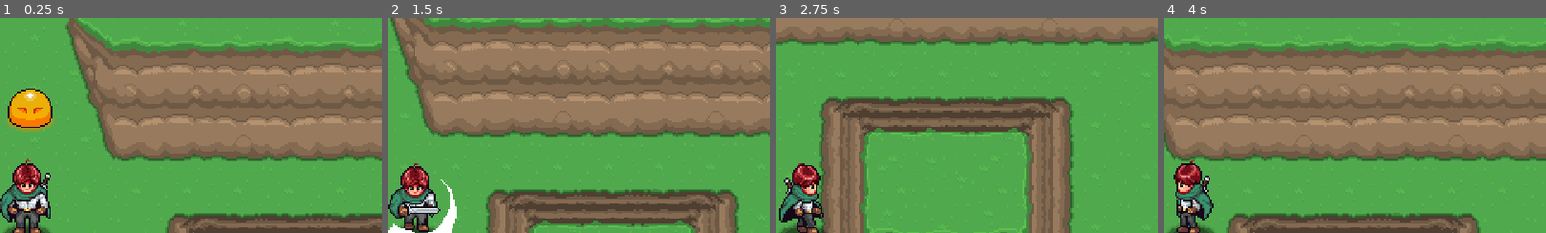
Above: before the commit, frames 1-4 (left to right).
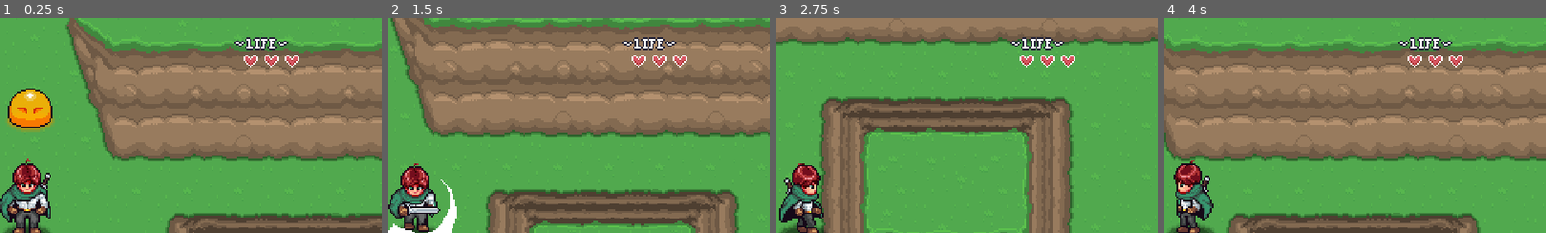
Above: after the commit, the same moments.

Repository: MansonPlus/AARPG
Game: Godot game, scene res://playground.tscn
Same seed, same stepped clock (60 frames per second), same inputs: the game is played once before the commit and once after it.
Inputs:
- Up to frame 1 (0.25 s): no input
- Up to frame 2 (1.5 s): hold Right (right) 0.53-1.28 s; hold Z (attack) 0.53-1.28 s; hold Down (down) from 1.28 s (still down); tap Z (attack) at 1.35 s
- Up to frame 3 (2.75 s): release Down (down) at 2.03 s; hold Right (right) from 2.03 s (still down); hold Z (attack) from 2.03 s (still down)
- Up to frame 4 (4 s): release Right (right) at 2.78 s; release Z (attack) at 2.78 s; hold Up (up) 2.78-3.53 s; tap Z (attack) at 2.85 s; hold Left (left) from 3.53 s (still down); hold Z (attack) from 3.53 s (still down)
The pictures show only the part of the screen within x 46-96%, y 0-50%; the shares and areas given below are measured in that part.

The runs differ from the first frame. In frame 1, 0.9% of the frame differs, in the area x 61-79%, y 8-24%; in frame 2, 0.9%; in frame 3, 0.9%; in frame 4, 0.9%.

Commit message:
Added basic gui

Diff:
--- /dev/null
+++ b/GUI/player_hud/heart_gui.gd
@@ -0,0 +1,11 @@
+class_name HeartGUI extends Control
+
+@onready var sprite = $Sprite2D
+
+var value: int = 2:
+	set(_value):
+		value = _value
+		update_sprite()
+
+func update_sprite() -> void:
+	sprite.frame = value
--- /dev/null
+++ b/GUI/player_hud/heart_gui.tscn
@@ -0,0 +1,16 @@
+[gd_scene load_steps=3 format=3 uid="uid://l8dnrtbp365u"]
+
+[ext_resource type="Texture2D" uid="uid://bjq38mbtpc2jv" path="res://GUI/player_hud/gui-health.png" id="1_j52v5"]
+[ext_resource type="Script" path="res://GUI/player_hud/heart_gui.gd" id="1_yblfe"]
+
+[node name="Heart" type="Control"]
+custom_minimum_size = Vector2(9, 9)
+layout_mode = 3
+anchors_preset = 0
+script = ExtResource("1_yblfe")
+
+[node name="Sprite2D" type="Sprite2D" parent="."]
+texture = ExtResource("1_j52v5")
+centered = false
+hframes = 7
+vframes = 2
--- /dev/null
+++ b/GUI/player_hud/player_hud.gd
@@ -0,0 +1,31 @@
+extends CanvasLayer
+
+var hearts: Array[HeartGUI] = []
+
+func _ready():
+	for child in $Control/HFlowContainer.get_children():
+		if child is HeartGUI:
+			hearts.append(child)
+			child.visible = false
+	pass
+
+func update_hp(_hp: int, _max_hp: int) -> void:
+	update_max_hp(_max_hp)
+	for i in _max_hp:
+		update_heart(i, _hp)
+		pass
+	pass
+
+func update_heart(_index: int, _hp: int) -> void:
+	var _value: int = clampi(_hp - _index * 2, 0, 2)
+	hearts[_index].value = _value
+	pass
+
+func update_max_hp(_max_hp: int) -> void:
+	var _heart_count: int = roundi(_max_hp * 0.5)
+	for i in hearts.size():
+		if i < _heart_count:
+			hearts[i].visible = true
+		else:
+			hearts[i].visible = false
+	pass
--- /dev/null
+++ b/GUI/player_hud/player_hud.tscn
@@ -0,0 +1,92 @@
+[gd_scene load_steps=4 format=3 uid="uid://cv4m7yrh2jtsf"]
+
+[ext_resource type="Script" path="res://GUI/player_hud/player_hud.gd" id="1_uqhh7"]
+[ext_resource type="Texture2D" uid="uid://bjq38mbtpc2jv" path="res://GUI/player_hud/gui-health.png" id="1_y5u8y"]
+[ext_resource type="PackedScene" uid="uid://l8dnrtbp365u" path="res://GUI/player_hud/heart_gui.tscn" id="2_skhe5"]
+
+[node name="PlayerHud" type="CanvasLayer"]
+script = ExtResource("1_uqhh7")
+
+[node name="Control" type="Control" parent="."]
+layout_mode = 3
+anchors_preset = 15
+anchor_right = 1.0
+anchor_bottom = 1.0
+grow_horizontal = 2
+grow_vertical = 2
+
+[node name="Sprite2D" type="Sprite2D" parent="Control"]
+position = Vector2(387, 16)
+texture = ExtResource("1_y5u8y")
+region_enabled = true
+region_rect = Rect2(29, 0, 34, 8)
+
+[node name="HFlowContainer" type="HFlowContainer" parent="Control"]
+layout_mode = 0
+offset_left = 329.0
+offset_top = 23.0
+offset_right = 459.0
+offset_bottom = 45.0
+theme_override_constants/h_separation = 4
+theme_override_constants/v_separation = 2
+alignment = 1
+
+[node name="Heart" parent="Control/HFlowContainer" instance=ExtResource("2_skhe5")]
+layout_mode = 2
+
+[node name="Heart2" parent="Control/HFlowContainer" instance=ExtResource("2_skhe5")]
+layout_mode = 2
+
+[node name="Heart3" parent="Control/HFlowContainer" instance=ExtResource("2_skhe5")]
+layout_mode = 2
+
+[node name="Heart4" parent="Control/HFlowContainer" instance=ExtResource("2_skhe5")]
+layout_mode = 2
+
+[node name="Heart5" parent="Control/HFlowContainer" instance=ExtResource("2_skhe5")]
+layout_mode = 2
+
+[node name="Heart6" parent="Control/HFlowContainer" instance=ExtResource("2_skhe5")]
+layout_mode = 2
+
+[node name="Heart7" parent="Control/HFlowContainer" instance=ExtResource("2_skhe5")]
+layout_mode = 2
+
+[node name="Heart8" parent="Control/HFlowContainer" instance=ExtResource("2_skhe5")]
+layout_mode = 2
+
+[node name="Heart9" parent="Control/HFlowContainer" instance=ExtResource("2_skhe5")]
+layout_mode = 2
+
+[node name="Heart10" parent="Control/HFlowContainer" instance=ExtResource("2_skhe5")]
+layout_mode = 2
+
+[node name="Heart11" parent="Control/HFlowContainer" instance=ExtResource("2_skhe5")]
+layout_mode = 2
+
+[node name="Heart12" parent="Control/HFlowContainer" instance=ExtResource("2_skhe5")]
+layout_mode = 2
+
+[node name="Heart13" parent="Control/HFlowContainer" instance=ExtResource("2_skhe5")]
+layout_mode = 2
+
+[node name="Heart14" parent="Control/HFlowContainer" instance=ExtResource("2_skhe5")]
+layout_mode = 2
+
+[node name="Heart15" parent="Control/HFlowContainer" instance=ExtResource("2_skhe5")]
+layout_mode = 2
+
+[node name="Heart16" parent="Control/HFlowContainer" instance=ExtResource("2_skhe5")]
+layout_mode = 2
+
+[node name="Heart17" parent="Control/HFlowContainer" instance=ExtResource("2_skhe5")]
+layout_mode = 2
+
+[node name="Heart18" parent="Control/HFlowContainer" instance=ExtResource("2_skhe5")]
+layout_mode = 2
+
+[node name="Heart19" parent="Control/HFlowContainer" instance=ExtResource("2_skhe5")]
+layout_mode = 2
+
+[node name="Heart20" parent="Control/HFlowContainer" instance=ExtResource("2_skhe5")]
+layout_mode = 2
--- a/Player/Scripts/player.gd
+++ b/Player/Scripts/player.gd
@@ -79,6 +79,7 @@
 
 func update_hp(delta: int) -> void:
 	hp = clampi(hp + delta, 0, max_hp)
+	PlayerHud.update_hp(hp, max_hp)
 	pass
 
 func make_invulnerable(_duration: float = 1.0) -> void:
--- a/project.godot
+++ b/project.godot
@@ -19,6 +19,7 @@
 
 LevelManager="*res://00_Globals/GlobalLevelManager.gd"
 PlayerManager="*res://00_Globals/global_player_manager.gd"
+PlayerHud="*res://GUI/player_hud/player_hud.tscn"
 
 [display]
 
